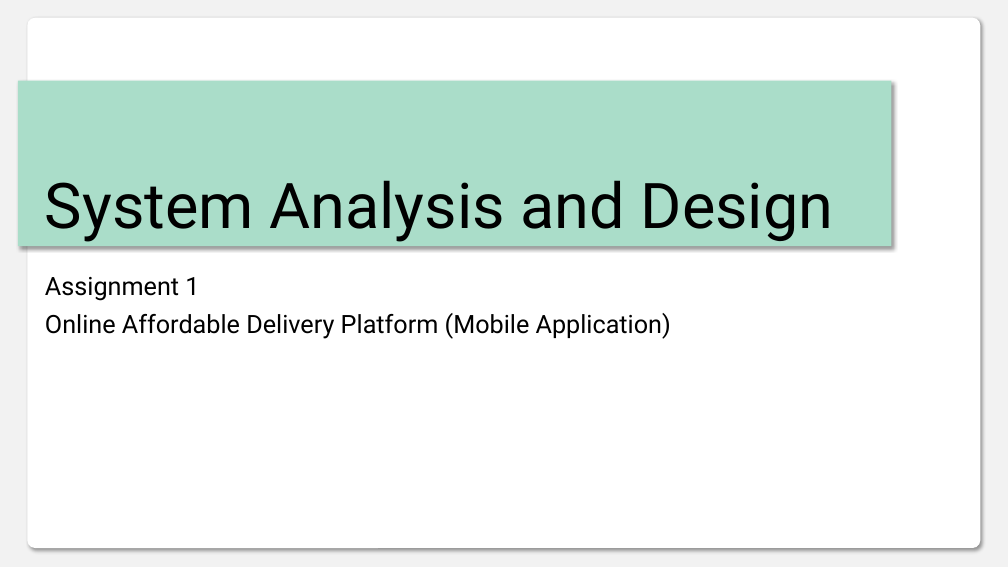
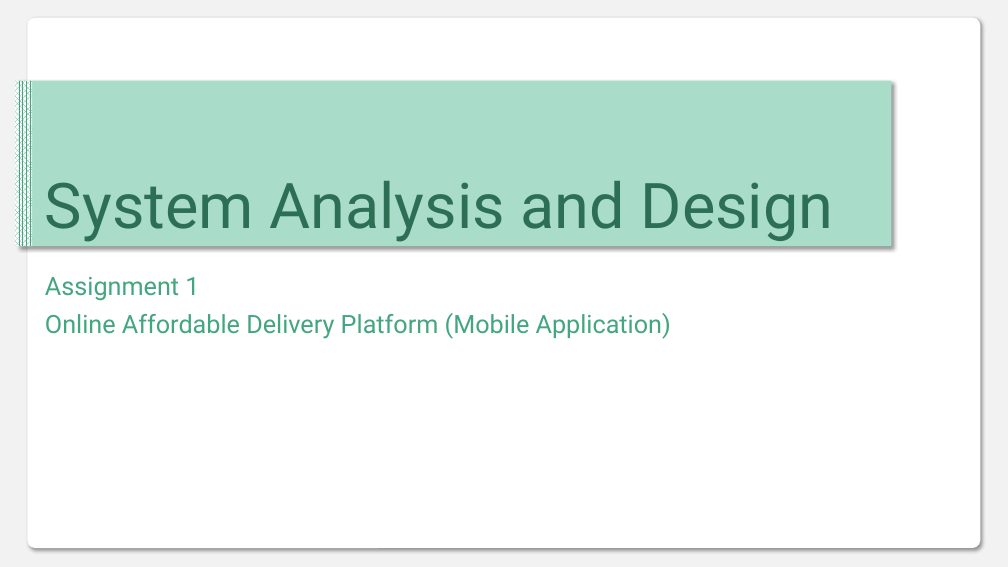
Before and after one commit to DIT202003G1/SAD-Assignment, a slide deck: slide 1 of Presentaion.pptx. Drawn at 1008x567 pixels with LibreOffice and Linux fonts; fonts in the diff are those of the drawing. Boxes give left, top, right and bottom in pixels: in the first picture for what was removed or moved away, otherwise in the second. Text is boxed around its words. In the diff, an @@ line names an element or a change of style, - is before the commit and + after.

```diff
--- a/Presentaion.pptx
+++ b/Presentaion.pptx
@@ rectangle added at bbox=[15, 81, 33, 247], fill pattern #43A680 on #FFFFFF @@
@@ title "System Analysis and Design" at bbox=[45, 181, 834, 242]: text colour #000000 to #2D6F55 @@
@@ subtitle "Assignment 1" at bbox=[45, 277, 671, 339]: text colour #000000 to #43A680 @@
```
Also in this commit, not shown: 2 other slides changed, 7 slides added, 1 slide removed.
